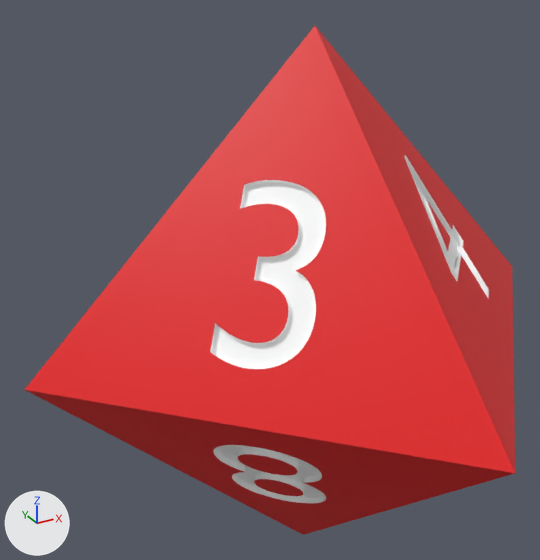
What one commit did to the glTF model static/dice/d8.glb.
Before and after are seen from a camera (50 mm lens) standing at (-1.284, -2.05, 1.207) and looking at (-0.094, 0.114, 0.125). Arrows for +X, +Y and +Z are at lower left; the lights stay in place. Vertices at the same position are counted once.

Objects in the first picture: 'd8.001'.
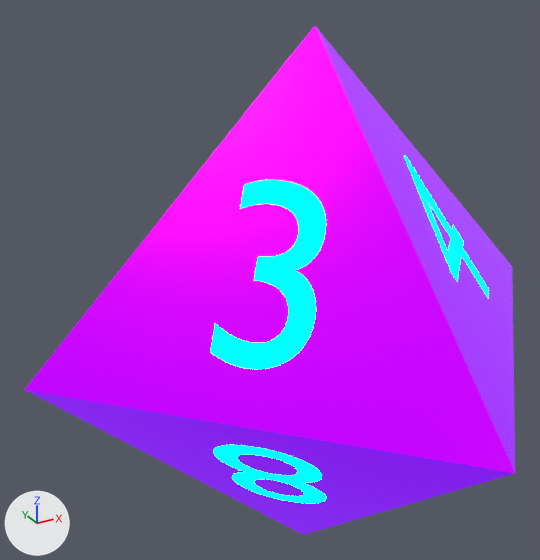
Commit message: update dice

Patch to the scene script:
```diff
--- a/static/dice/d8.glb.py
+++ b/static/dice/d8.glb.py
@@ mat_synthwave_pink_dice_material @@
+mat_synthwave_pink_dice_material = principled_material('synthwave-pink-dice-material')
+mat_synthwave_pink_dice_material.base_color = (0.8, 0.0, 0.788)  # pink #e700e6
+mat_synthwave_pink_dice_material.metallic = 0.9
+mat_synthwave_pink_dice_material.roughness = 0.25
+mat_synthwave_pink_dice_material.emission_color = (0.136, 0.0, 0.75)  # purple #6700e1
+mat_synthwave_pink_dice_material.emission_strength = 1.0
@@ mat_synthwave_blue_number_material @@
+mat_synthwave_blue_number_material = principled_material('synthwave-blue-number-material')
+mat_synthwave_blue_number_material.base_color = (0.0, 0.0, 0.0)  # black #000000
+mat_synthwave_blue_number_material.metallic = 1.0
+mat_synthwave_blue_number_material.roughness = 1.0
+mat_synthwave_blue_number_material.emission_color = (0.0, 1.0, 0.86)  # cyan #00ffef
+mat_synthwave_blue_number_material.emission_strength = 5.0
@@ me_solid_001 @@
 me_solid_001.from_pydata(...)  # 1312 vertices, 2620 faces; spans x -1.0..1.0, y -1.0..1.0, z -1.0..1.0
 # used by ob_d8_001; location = (0.0, 0.0, 0.0)
+# me_solid_001 part 1: all 670 faces that had it switch from mat_dice_material (red #e70005) to mat_synthwave_pink_dice_material (pink #e700e6)
+# me_solid_001 part 2: all 1950 faces that had it switch from mat_numbers_material (white #ffffff) to mat_synthwave_blue_number_material (black #000000)
```

Where the change shows, as pixel boxes [x1, y1, x2, y2] in the pictures (540 x 560 px):
part 1 of me_solid_001, recoloured: [25, 26, 515, 535] in both
part 2 of me_solid_001, recoloured (white to cyan): [210, 155, 489, 503] in both
